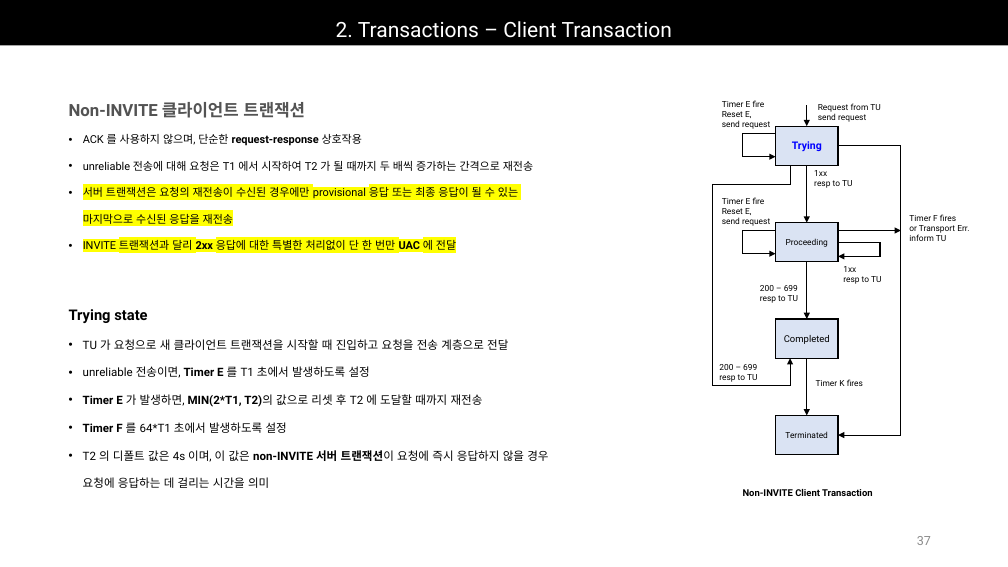
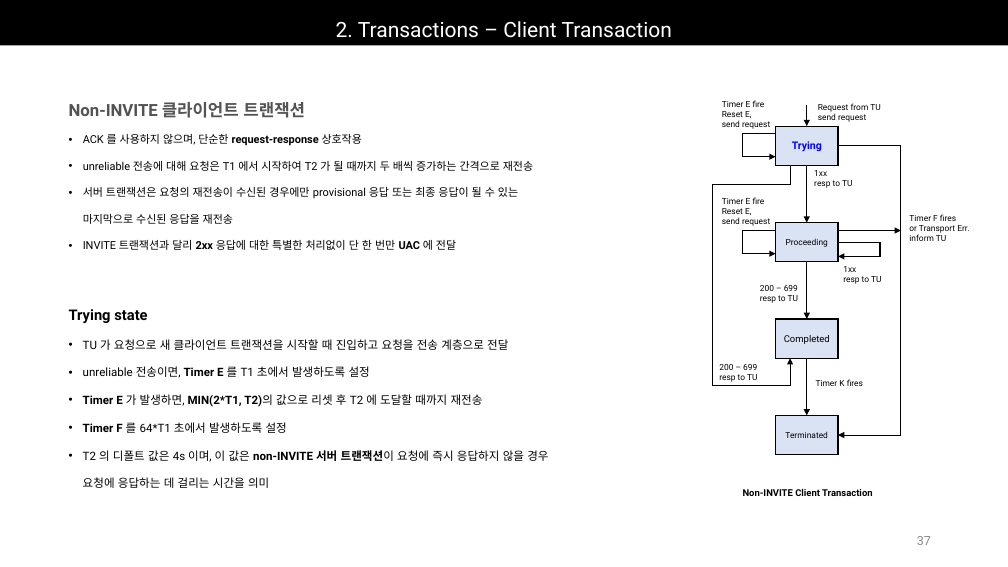
Before and after one commit to Epsilonely/SIP-Survey, a slide deck: slide 37 of 세미나 3차.pptx. Drawn at 1008x567 pixels with LibreOffice and Linux fonts; fonts in the diff are those of the drawing. Boxes give left, top, right and bottom in pixels: in the first picture for what was removed or moved away, otherwise in the second. Text is boxed around its words. In the diff, an @@ line names an element or a change of style, - is before the commit and + after.

```diff
--- a/세미나 3차.pptx
+++ b/세미나 3차.pptx
@@ text at [83,187,518,250]: highlight #FFFF00 to none in "서버 트랜잭션은 요청의 재전송이 수신된 경우에만 provisional ...", "INVITE 트랜잭션과 달리 2xx 응답에 대한 특별한 ..." @@
```
Also in this commit, not shown: 7 other slides changed, 5 slides added.
